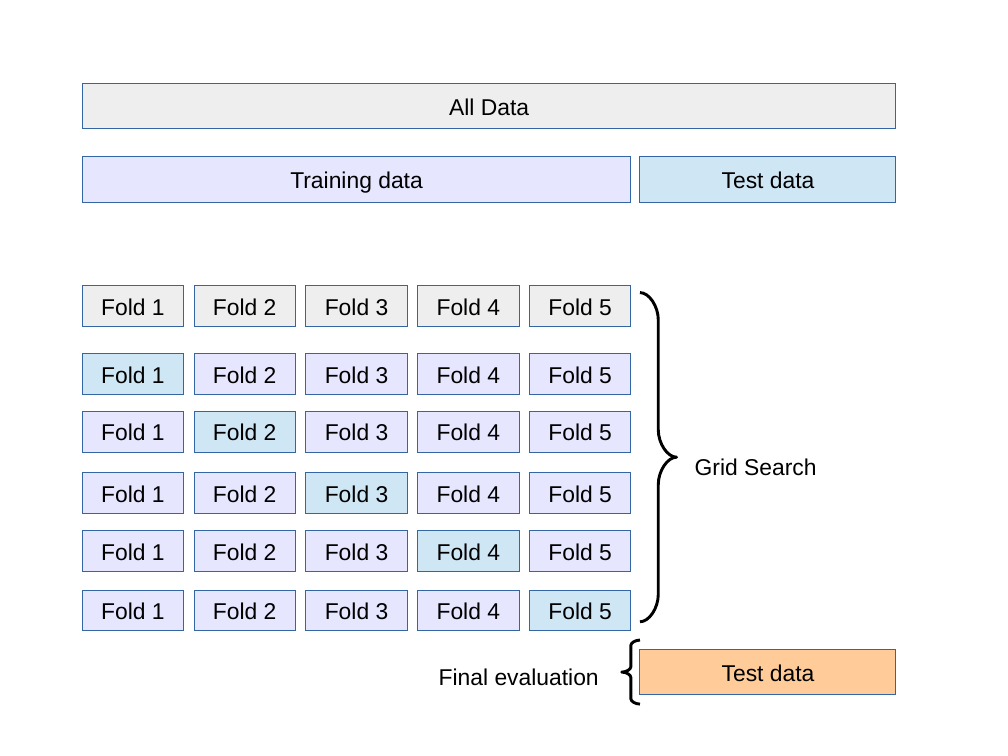
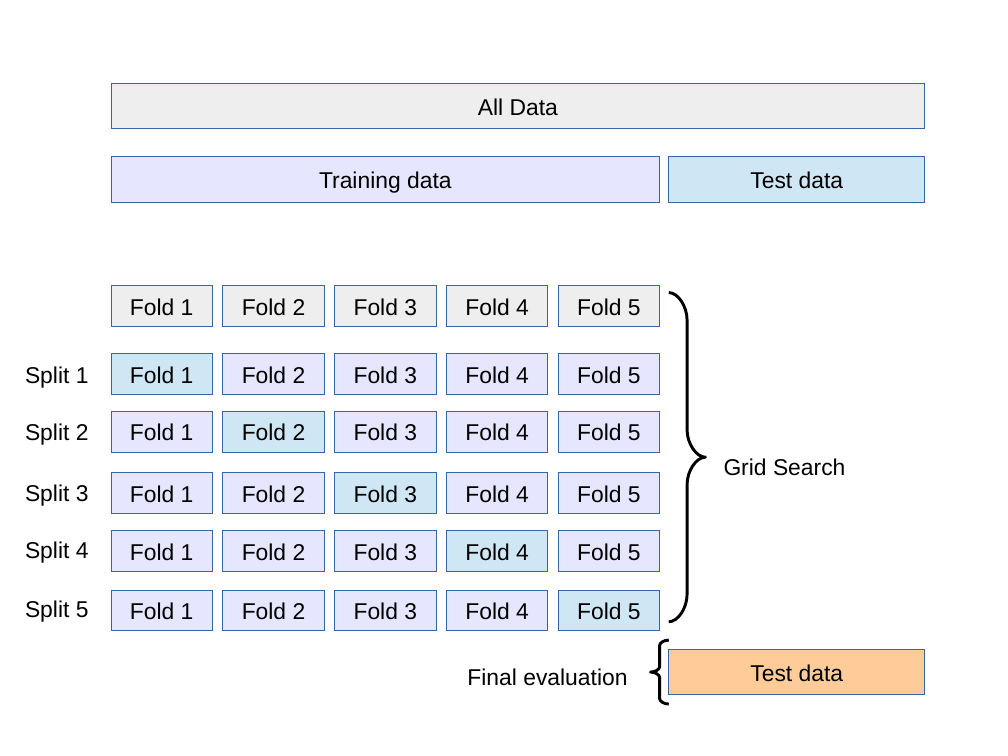
Before and after one commit to amueller/talks_odt, a slide deck: slide 13 of machine-learning-with-scikit-learn-CUNY-2015.odp (slide 12 before the commit). Drawn at 1008x756 pixels with LibreOffice and Linux fonts; fonts in the diff are those of the drawing. Boxes give left, top, right and bottom in pixels: in the first picture for what was removed or moved away, otherwise in the second. Text is boxed around its words. In the diff, an @@ line names an element or a change of style, - is before the commit and + after.

```diff
--- a/machine-learning-with-scikit-learn-CUNY-2015.odp
+++ b/machine-learning-with-scikit-learn-CUNY-2015.odp
@@ group added at [25, 366, 89, 622]: 5 texts @@
+Split 1
+Split 2
+Split 3
+Split 4
+Split 5
@@ 34 rectangles, 2 texts, 2 freeform shapes: place and size @@
-34 rectangles, 2 texts, 2 freeform shapes at [82, 83, 896, 704]
+34 rectangles, 2 texts, 2 freeform shapes at [111, 83, 925, 704]
```
Also in this commit, not shown: 7 other slides changed, 9 slides added, 11 slides removed.
